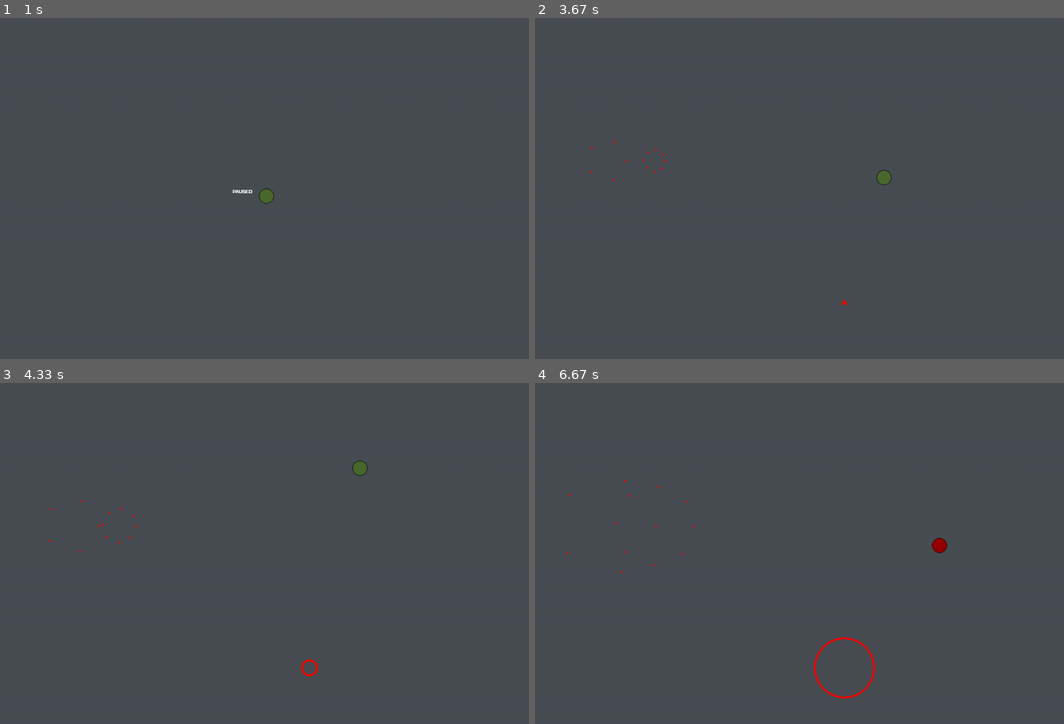
Above: before the commit, frames 1-4 (two rows, left to right).
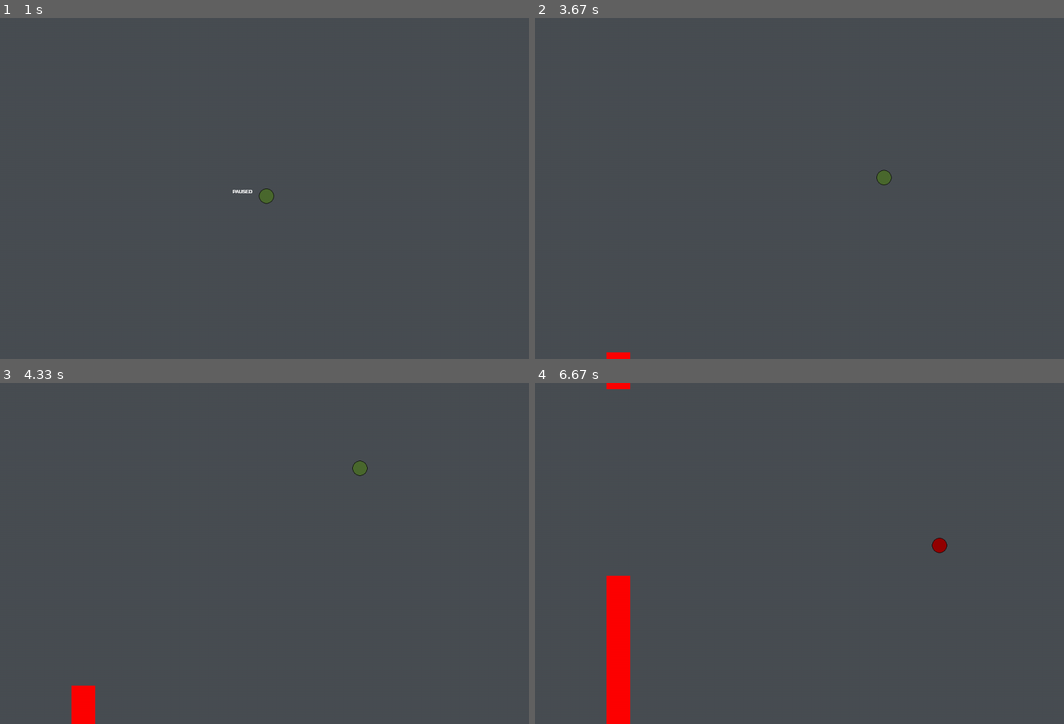
Above: after the commit, the same moments.

Repository: jcoopdog/pygame-game
Game: pygame game, started from main.py
Same seed, same stepped clock (60 frames per second), same inputs: the game is played once before the commit and once after it.
Inputs:
- Up to frame 1 (1 s): hold Esc 0.33-0.8 s; hold D 0.33-0.8 s; hold Esc from 0.83 s (still down); hold D from 0.83 s (still down)
- Up to frame 2 (3.67 s): release Esc at 1.3 s; release D at 1.3 s; hold D 1.33-1.8 s; hold W 1.83-2.13 s; hold D 2.17-2.63 s; hold A 2.67-3.2 s; hold C 3.23-3.53 s; hold S 3.23-3.53 s; hold S from 3.57 s (still down); tap Space at 3.63 s
- Up to frame 3 (4.33 s): tap Shift at 3.72 s; release S at 3.87 s; hold A 3.9-4.3 s; tap Space at 3.97, 4.27 s
- Up to frame 4 (6.67 s): hold W 4.33-4.7 s; tap Space at 4.4, 4.8, 5.1, 5.47, 5.87, 6.17, 6.37 s; hold D 4.73-5.37 s; tap Shift at 4.88, 6.45 s; hold S 5.4-5.77 s; hold A 5.8-6.27 s; hold D from 6.3 s (still down)

Frame 1 is identical in both runs. In frame 2, 0.1% of the frame differs, in the area x 10-59%, y 35-100%; in frame 3, 0.6%; in frame 4, 2.3%, in the area x 5-65%, y 0-100%.

Commit message:
added events & beta console

Diff:
--- a/bullet.py
+++ b/bullet.py
@@ -54,11 +54,13 @@
 
 class CircleBullet(Bullet):
 
-    image = pygame.image.load(os.path.join(assetdir, "bullet_circle.png"))
-
-    def __init__(self, startx, starty, angle, speed):
+    def __init__(self, startx, starty, angle, speed, color="#FF0000"):
         self.x = startx
         self.y = starty
         self.xvel = speed * math.cos(math.radians(angle))
         self.yvel = speed * math.sin(math.radians(angle))
-        self.rect = self.image.get_rect(topleft=(startx, starty))
+        self.color = color
+        self.rect = pygame.Rect((startx, starty), (4, 4))
+
+    def draw(self, screen):
+        pygame.draw.rect(screen, self.color, self.rect)
--- /dev/null
+++ b/console.py
@@ -0,0 +1,36 @@
+import pygame, threading, trace, sys, time
+
+class ConsoleThread(threading.Thread):
+  def __init__(self, *args, **keywords):
+    threading.Thread.__init__(self, *args, **keywords)
+    self.killed = False
+
+  def start(self):
+    self.__run_backup = self.run
+    self.run = self.__run
+    threading.Thread.start(self)
+
+  def __run(self):
+    sys.settrace(self.globaltrace)
+    self.__run_backup()
+    self.run = self.__run_backup
+
+  def globaltrace(self, frame, event, arg):
+    if event == 'call':
+      return self.localtrace
+    else:
+      return None
+
+  def localtrace(self, frame, event, arg):
+    if self.killed:
+      if event == 'line':
+        raise SystemExit()
+    return self.localtrace
+
+  def kill(self):
+    self.killed = True
+
+def Console(returnFunc):
+    while True:
+        _i = input(";")
+        print(returnFunc(_i))
--- a/coopergame.py
+++ b/coopergame.py
@@ -35,6 +35,9 @@
     def draw(self, screen):
         pass
 
+    def event(self, event):
+        pass
+
 class BaseGame:
 
     """
@@ -48,21 +51,21 @@
         self.clock = pygame.time.Clock()
         self.screen = pygame.display.set_mode((width, height))
         self.bgcolor = pygame.Color(0, 0, 0)
-        self.currentState = None
+        self.state = None
 
     """
     Change the current state. If the newState is 'None' then the game will terminate.
     """
     def changeState(self, newState):
-        if ( self.currentState != None ):
-            self.currentState.exit()
+        if ( self.state != None ):
+            self.state.exit()
 
         if ( newState == None ):
             pygame.quit()
             sys.exit()
 
-        prevState = self.currentState
-        self.currentState = newState
+        prevState = self.state
+        self.state = newState
         newState.enter(prevState)
 
     """
@@ -77,15 +80,18 @@
         while True:
             for event in pygame.event.get():
                 if event.type == pygame.QUIT:
+                    self.state.exit()
                     pygame.quit()
                     sys.exit()
+                else:
+                    if self.state != None:self.state.event(event)
 
-            if self.currentState != None:
-                self.currentState.update(dt, self.screen)
+            if self.state != None:
+                self.state.update(dt, self.screen)
 
             #self.screen.fill(self.bgcolor)
-            if self.currentState != None:
-                self.currentState.draw(self.screen)
+            if self.state != None:
+                self.state.draw(self.screen)
 
             pygame.display.update()
             dt = self.clock.tick(60) / 1000
--- a/events.py
+++ b/events.py
@@ -5,15 +5,16 @@
 
     def __init__(self, wait=1):
         self.wait = wait
+        self.rect = pygame.Rect(-1, -1, 1, 1)
 
     def start(self, game, state):
         self.game = game
         self.state = state
 
-    def update(self, dt) -> bool:
+    def update(self, dt, screen) -> bool:
         return False
 
-    def draw(screen):
+    def draw(self, screen):
         pass
 
 class EventManager:
@@ -35,7 +36,7 @@
     def add(self, event):
         self.events.append(event)
 
-    def update(self, dt, screen=None):
+    def update(self, dt, screen):
         self.event_wait -= dt
         if self.event_wait <= 0:
             e = self.level[self.event_counter]
@@ -50,7 +51,7 @@
                 return True
             return False
         for e in self.events:
-            if e.update(dt):
+            if e.update(dt, screen):
                 self.remove(e)
                 continue
 
--- a/game.py
+++ b/game.py
@@ -1,9 +1,30 @@
-import pygame, os, sys
+import pygame, os, sys, threading
 from coopergame import *
-
+from console import *
 
 
 class Game(BaseGame):
 
-    def __init__(self, width, height, caption="gaem"):
-        super().__init__(width, height, caption)
+    def run(self, initialState):
+
+        self.changeState( initialState )
+        self.console = threading.Thread(target=Console, args=(self.consolereturn, self.consolerunning)).start()
+        dt = 0
+
+        while True:
+            for event in pygame.event.get():
+                if event.type == pygame.QUIT:
+                    pygame.quit()
+                    sys.exit()
+                else:
+                    if self.state != None:self.state.event(event)
+
+            if self.state != None:
+                self.state.update(dt, self.screen)
+
+            #self.screen.fill(self.bgcolor)
+            if self.state != None:
+                self.state.draw(self.screen)
+
+            pygame.display.update()
+            dt = self.clock.tick(60) / 1000
--- a/interstate.py
+++ b/interstate.py
@@ -30,17 +30,13 @@
         super().__init__(game, message, message_color, bgcolor, fillbg)
 
         self.key = key
-        self.unpause = False
+        self.toggle = False
 
     def enter(self, prevState):
         self.nextState = prevState
-        self.unpause = False
+        self.toggle = False
 
-    def update(self, dt, screen):
-        keys = pygame.key.get_pressed()
-
-        if keys[self.key]:
-            self.unpause = True
-        elif self.unpause:
-            self.game.changeState(self.nextState)
-            return
+    def event(self, event):
+        if event.type == pygame.KEYUP:
+            if event.key == self.key:
+                self.game.changeState(self.nextState)
--- a/level.py
+++ b/level.py
@@ -5,7 +5,7 @@
 class PopEvent(Event):
 
     def __init__(self, wait, pos: tuple, bullet_count, bullet_speed=20):
-        self.wait = wait
+        super().__init__(wait)
         self.x, self.y = pos
         self.bullet_count = bullet_count
         self.bullet_speed = bullet_speed
@@ -18,13 +18,90 @@
             b = CircleBullet(self.x, self.y, spread*i, self.bullet_speed)
             self.bullets.append(b)
 
-    def update(self, dt):
+    def update(self, dt, screen):
         for b in self.bullets:
-            self.state.controllers["bullets"].add(b)
+            self.state.bullets.add(b)
         return True
+
+class BeamXEvent(Event):
+
+    def __init__(self, wait, pos, dir, color="#FF0000", speed=10):
+        self.wait = wait
+        self.speed = speed
+        self.color = color
+        self.pos = pos
+        self.dir = dir
+        self._left = 0
+        self._width = 0
+
+    def start(self, game, state):
+        super().start(game, state)
+        pos = self.pos
+        del self.pos
+        top = min(pos)
+        height = max(pos) - min(pos)
+        if self.dir == -1:
+            self._left =  self.game.screen.get_width() - 1
+        else:
+            self._left = 1
+        self._width = 1
+        self.rect = pygame.Rect(self._left, top, 1, height)
+
+    def draw(self, screen):
+        pygame.draw.rect(screen, self.color, self.rect)
+
+    def update(self, dt, screen):
+        self._left += self.dir * self.speed * dt
+        self._width += self.speed * dt
+        if self.dir == -1:self.rect.left = self._left
+        self.rect.width = self._width
+        if self.rect.w > screen.get_width():
+            return True
+        return False
+
+class BeamYEvent(Event):
+
+    def __init__(self, wait, pos, dir, color="#FF0000", speed=10):
+        self.wait = wait
+        self.speed = speed
+        self.color = color
+        self.pos = pos
+        self.dir = dir
+        self._top = 0
+        self._height = 0
+
+    def start(self, game, state):
+        super().start(game, state)
+        pos = self.pos
+        del self.pos
+        left = min(pos)
+        width = max(pos) - min(pos)
+        if self.dir == -1:
+            self._top =  self.game.screen.get_height() - 1
+        else:
+            self._top = 0
+        self._height = 1
+        self.rect = pygame.Rect(left, self._top, width, self._height)
+
+    def draw(self, screen):
+        pygame.draw.rect(screen, self.color, self.rect)
+
+    def update(self, dt, screen):
+        self._top += self.dir * self.speed * dt
+        self._height += self.speed * dt
+        if self.dir == -1:self.rect.top = self._top
+        self.rect.height = self._height
+        if self.rect.h > screen.get_height():
+            return True
+        return False
+
 
 # TODO: make a tool for making levels
 LEVEL = [ \
+        BeamYEvent(3, (300, 350), -1, speed = 100), \
+        BeamYEvent(3, (300, 350), 1, speed = 100), \
+        BeamXEvent(5, (300, 600), -1, speed = 100), \
+        BeamXEvent(10, (300, 600), 1, speed = 100), \
         PopEvent(1, (300, 300), 5), \
         PopEvent(1, (400, 300), 8), \
         PopEvent(1, (800, 600), 360), \
--- a/mainstate.py
+++ b/mainstate.py
@@ -4,49 +4,75 @@
 from bullet import *
 from player import *
 from events import *
+from console import *
 
 class MainState(GameState):
 
-    def __init__(self, game, level, pauseState, levelendState, bgcolor="#494e53"):
+    def __init__(self, game, level, pauseState, levelendState, bgcolor="#494e53", console = False):
         super().__init__(game)
 
+        self.CONSOLE = console
         self.bgcolor = bgcolor
         self.levelendState = levelendState
         self.pauseState = pauseState
-        self.pause = False
         self.player = Player(self.game.screen.get_width() / 2, self.game.screen.get_height() / 2, 13)
-        bulletController = BulletController()
+        self.bullets = BulletController()
         self.eventer = EventManager(game, self, level)
-        self.controllers = { "bullets" : bulletController }
+
+    def consolereturn(self, value) -> str:
+        cmd = value.lower().strip().split()
+        if len(cmd) <= 0:
+            return " no command entered"
+        match cmd[0]:
+            case "gameover":
+                self.game.changeState(None)
+                return "game ended"
+            case "set":
+                match cmd[1]:
+                    case "playerx":
+                        self.player.x = int(cmd[2])
+                    case "playery":
+                        self.player.y = int(cmd[2])
+                    case _:
+                        return "specify value to set"
+            case "print":
+                return cmd[1]
+            case _:
+                return "command not found"
 
     def enter(self, prevState):
-        self.pause = False
+        if self.CONSOLE:
+            self.console = ConsoleThread(target=Console, args=(self.consolereturn, ))
+            self.console.start()
 
     def exit(self):
-        pass
+        if self.CONSOLE:
+            self.console.kill()
+            self.console.join()
 
     def update(self, dt, screen):
         keys = pygame.key.get_pressed()
         if keys[pygame.K_c]:
             self.eventer.clear()
-        if keys[pygame.K_ESCAPE]:
-            self.pause = True
-        elif self.pause:
-            self.game.changeState(self.pauseState)
-            return
-        if self.eventer.update(dt):
+            self.bullets.clear()
+        if self.eventer.update(dt, screen):
             self.game.changeState(self.levelendState)
             return
         self.player.update(dt, screen, keys=keys)
-        bullets = self.controllers["bullets"]
-        b = self.player.rect.collideobjects( bullets.bullets, key=lambda b: b.rect )
+        b = self.player.rect.collideobjects( self.bullets.bullets, key=lambda b: b.rect ) or \
+                self.player.rect.collideobjects( self.eventer.events, key=lambda e: e.rect )
         if b:
             self.player.damage()
-        for ctrl in self.controllers.values():
-            ctrl.update(dt, screen)
+        self.bullets.update(dt, screen)
 
     def draw(self, screen):
         screen.fill(self.bgcolor)
+        self.bullets.draw(screen)
+        self.eventer.draw(screen)
         self.player.draw(screen)
-        for ctrl in self.controllers.values():
-            ctrl.draw(screen)
+
+    def event(self, event):
+        match event.type:
+            case pygame.KEYUP:
+                if event.key == pygame.K_ESCAPE:
+                    self.game.changeState(self.pauseState)
